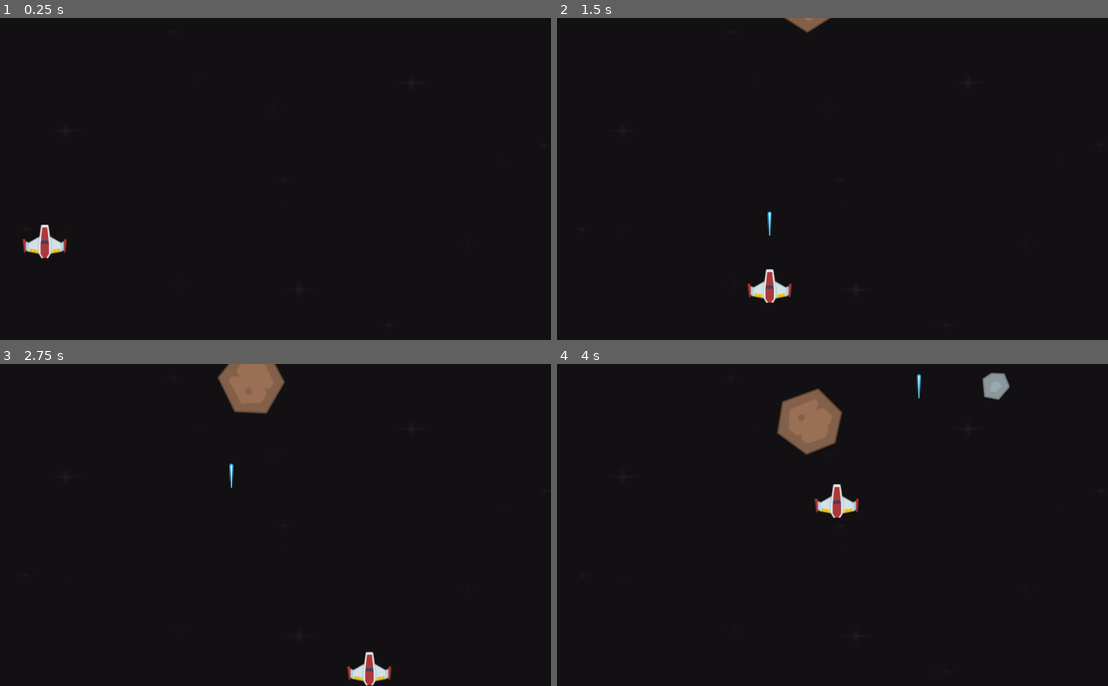
Above: before the commit, frames 1-4 (two rows, left to right).
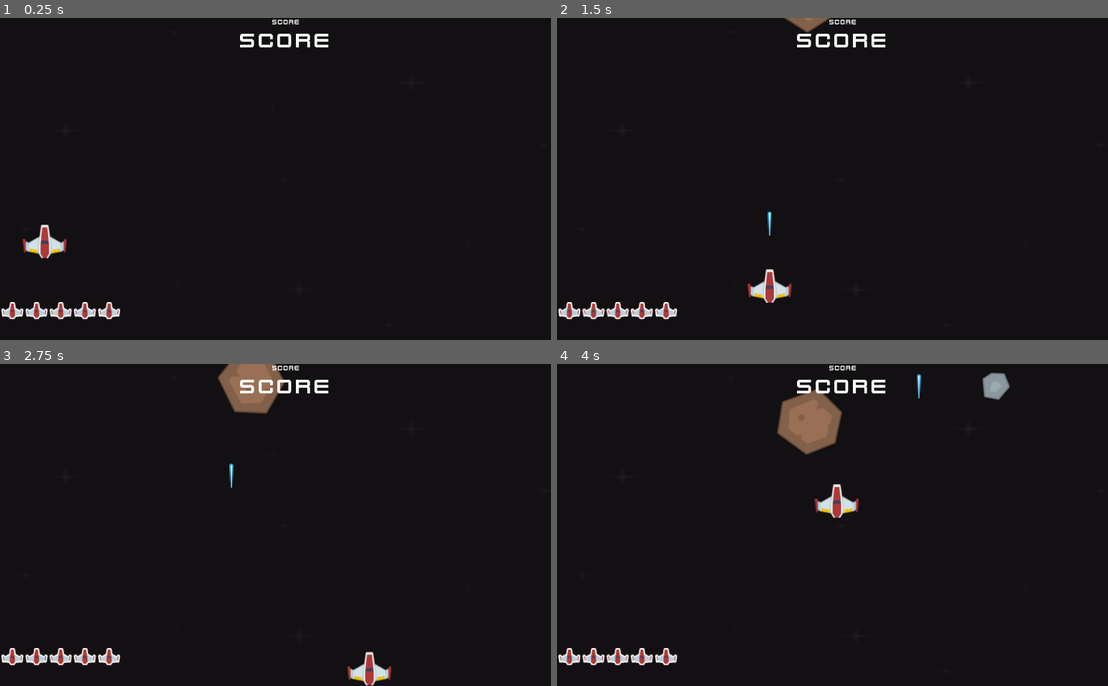
Above: after the commit, the same moments.

Repository: NotKhairy/SpaceShooter
Game: Godot game, scene res://Scenes/Level.tscn
Same seed, same stepped clock (60 frames per second), same inputs: the game is played once before the commit and once after it.
Inputs (mouse positions are in pixels of both pictures, inside the frame that each line leads up to):
- Up to frame 1 (0.25 s): no input
- Up to frame 2 (1.5 s): tap Enter at 0.5 s; move the mouse to (970, 162) at 0.52 s; hold D (right) 0.53-1.28 s; click (970, 162) at 0.6 s; move the mouse to (727, 195) at 1.27 s; hold S (down) from 1.28 s (still down); click (727, 195) at 1.35 s
- Up to frame 3 (2.75 s): move the mouse to (341, 454) at 2.02 s; release S (down) at 2.03 s; hold D (right) from 2.03 s (still down); click (341, 454) at 2.1 s
- Up to frame 4 (4 s): move the mouse to (815, 589) at 2.77 s; release D (right) at 2.78 s; hold W (up) 2.78-3.53 s; click (815, 589) at 2.85 s; move the mouse to (1014, 573) at 3.52 s; hold A (left) from 3.53 s (still down); click (1014, 573) at 3.6 s

The runs differ from the first frame. In frame 1, 1.1% of the frame differs, in the area x 0-60%, y 0-94%; in frame 2, 1.1%; in frame 3, 1.1%; in frame 4, 1.1%.

Commit message:
added lives, lives updates and some UI

Diff:
--- a/Scenes/Level.tscn
+++ b/Scenes/Level.tscn
@@ -1,8 +1,9 @@
-[gd_scene load_steps=7 format=3 uid="uid://cfamso1anbouj"]
+[gd_scene load_steps=8 format=3 uid="uid://cfamso1anbouj"]
 
 [ext_resource type="PackedScene" uid="uid://dcml3f5vxwlum" path="res://Scenes/Player.tscn" id="1_0ba56"]
 [ext_resource type="Script" uid="uid://6assqkx6erml" path="res://Scenes/level.gd" id="1_fuudy"]
 [ext_resource type="Texture2D" uid="uid://bnbat5yrpmf0s" path="res://Backgrounds/black.png" id="1_vsvp5"]
+[ext_resource type="PackedScene" uid="uid://bm6e7gl1w8w3g" path="res://Scenes/game_ui.tscn" id="4_fuudy"]
 
 [sub_resource type="RectangleShape2D" id="RectangleShape2D_8rbpu"]
 size = Vector2(200, 720)
@@ -12,16 +13,17 @@
 
 [sub_resource type="GDScript" id="GDScript_xylue"]
 
-[node name="Level" type="Node2D"]
+[node name="Level" type="Node2D" groups=["Level Scene"]]
 script = ExtResource("1_fuudy")
 
 [node name="Background" type="Sprite2D" parent="."]
 position = Vector2(641.5, 361.5)
 scale = Vector2(5.01172, 2.82422)
 texture = ExtResource("1_vsvp5")
+metadata/_edit_lock_ = true
 
 [node name="Player" parent="." instance=ExtResource("1_0ba56")]
-position = Vector2(575, 325)
+position = Vector2(640, 680)
 
 [node name="Borders" type="Node2D" parent="."]
 
@@ -61,5 +63,9 @@
 
 [node name="Lasers" type="Node2D" parent="."]
 
+[node name="GameUI" parent="." instance=ExtResource("4_fuudy")]
+
+[connection signal="UIStart" from="." to="GameUI" method="_on_level_ui_start"]
+[connection signal="UIUpdate" from="." to="GameUI" method="_on_level_ui_update"]
 [connection signal="laser" from="Player" to="." method="_on_player_laser"]
 [connection signal="timeout" from="MeteorTimer" to="." method="_on_meteor_timer_timeout"]
--- /dev/null
+++ b/Scenes/game_ui.gd
@@ -0,0 +1,38 @@
+extends CanvasLayer
+var life_scene: PackedScene = load("res://Scenes/life.tscn")
+var lives: int
+
+# Called when the node enters the scene tree for the first time.
+func _ready() -> void:
+	pass # Replace with function body.
+
+
+# Called every frame. 'delta' is the elapsed time since the previous frame.
+func _process(delta: float) -> void:
+	pass
+
+
+func _on_level_ui_start(diff: Variant) -> void:
+	if diff == 0 :
+		for i in range(5) :
+			var life = life_scene.instantiate()
+			get_child(1).get_child(0).add_child(life)
+		lives = 5
+	elif diff == 1 :
+		for i in range(3) :
+			print(get_child(1))
+			var life = life_scene.instantiate()
+			get_child(1).get_child(0).add_child(life)
+		lives = 3
+	elif diff == 2 :
+		var life = life_scene.instantiate()
+		get_child(1).get_child(0).add_child(life)
+		lives = 1
+
+
+func _on_level_ui_update(score: Variant, health: Variant) -> void:
+	if (health != lives):
+		var node = get_child(1).get_child(0).get_child(lives-1)
+		node.modulate = Color(node.modulate.r, node.modulate.g, node.modulate.b, 0.7)
+		lives = lives - 1
+	$MarginContainer/VBoxContainer/score.text = str(score)
--- /dev/null
+++ b/Scenes/game_ui.tscn
@@ -0,0 +1,52 @@
+[gd_scene load_steps=3 format=3 uid="uid://bm6e7gl1w8w3g"]
+
+[ext_resource type="FontFile" uid="uid://cer52n6y5h6d" path="res://Bonus/kenvector_future.ttf" id="1_gek4i"]
+[ext_resource type="Script" uid="uid://befkrvqot0r16" path="res://Scenes/game_ui.gd" id="1_xjnnq"]
+
+[node name="GameUI" type="CanvasLayer"]
+script = ExtResource("1_xjnnq")
+
+[node name="MarginContainer" type="MarginContainer" parent="."]
+anchors_preset = 5
+anchor_left = 0.5
+anchor_right = 0.5
+offset_left = -20.0
+offset_right = 20.0
+offset_bottom = 40.0
+grow_horizontal = 2
+theme_override_constants/margin_top = 0
+
+[node name="VBoxContainer" type="VBoxContainer" parent="MarginContainer"]
+layout_mode = 2
+alignment = 1
+
+[node name="scoreLabel" type="Label" parent="MarginContainer/VBoxContainer"]
+layout_mode = 2
+theme_override_fonts/font = ExtResource("1_gek4i")
+theme_override_font_sizes/font_size = 15
+text = "SCORE"
+horizontal_alignment = 1
+vertical_alignment = 1
+
+[node name="score" type="Label" parent="MarginContainer/VBoxContainer"]
+layout_mode = 2
+theme_override_fonts/font = ExtResource("1_gek4i")
+theme_override_font_sizes/font_size = 50
+text = "SCORE"
+horizontal_alignment = 1
+vertical_alignment = 1
+
+[node name="MarginContainer2" type="MarginContainer" parent="."]
+anchors_preset = 2
+anchor_top = 1.0
+anchor_bottom = 1.0
+offset_top = -79.0
+offset_right = 322.0
+grow_vertical = 0
+theme_override_constants/margin_left = 0
+theme_override_constants/margin_top = 0
+
+[node name="LivesLeftContainer" type="HBoxContainer" parent="MarginContainer2"]
+layout_mode = 2
+size_flags_horizontal = 4
+size_flags_vertical = 4
--- a/Scenes/level.gd
+++ b/Scenes/level.gd
@@ -1,11 +1,17 @@
 extends Node2D
 var meteor_scene: PackedScene = load("res://Scenes/meteor.tscn")
 var laser_scene: PackedScene = load("res://Scenes/laser.tscn")
+var health: int = 5
+var score: int = 0
+enum difficulty { EASY, MEDIUM, HARD }
 
+signal UIStart(difficulty)
+signal gameOver()
+signal UIUpdate(score, health)
 
 # Called when the node enters the scene tree for the first time.
 func _ready() -> void:
-	pass # Replace with function body.
+	UIStart.emit(difficulty.EASY)
 
 
 # Called every frame. 'delta' is the elapsed time since the previous frame.
@@ -15,6 +21,13 @@
 func _on_meteor_timer_timeout() -> void:
 	var meteor = meteor_scene.instantiate()
 	$Meteors.add_child(meteor)
+	meteor.connect('collision', on_meteor_collision)
+
+func on_meteor_collision() -> void:
+	health -= 1
+	UIUpdate.emit(score, health)
+	if health <=0:
+		gameOver.emit()
 
 
 func _on_player_laser(pos, rot) -> void:
--- /dev/null
+++ b/Scenes/life.gd
@@ -0,0 +1,11 @@
+extends Control
+
+
+# Called when the node enters the scene tree for the first time.
+func _ready() -> void:
+	pass # Replace with function body.
+
+
+# Called every frame. 'delta' is the elapsed time since the previous frame.
+func _process(delta: float) -> void:
+	pass
--- /dev/null
+++ b/Scenes/life.tscn
@@ -0,0 +1,14 @@
+[gd_scene load_steps=3 format=3 uid="uid://cfajw7ynyfo7h"]
+
+[ext_resource type="Script" uid="uid://coq1kcikk1ef" path="res://Scenes/life.gd" id="1_jesvm"]
+[ext_resource type="Texture2D" uid="uid://cufmdwqto37q8" path="res://PNG/UI/playerLife1_red.png" id="2_wvhb1"]
+
+[node name="life" type="Control"]
+custom_minimum_size = Vector2(50, 50)
+layout_mode = 3
+anchors_preset = 0
+script = ExtResource("1_jesvm")
+
+[node name="Sprite2D" type="Sprite2D" parent="."]
+scale = Vector2(1.5, 1.5)
+texture = ExtResource("2_wvhb1")
--- a/Scenes/meteor.gd
+++ b/Scenes/meteor.gd
@@ -3,6 +3,8 @@
 var speed = rng.randi_range(7, 12)
 var arr = ["res://PNG/Meteors/meteorBrown_big1.png","res://PNG/Meteors/meteorBrown_big2.png","res://PNG/Meteors/meteorB …(731 unchanged characters)…
 var rotation_speed: int
+signal collision
+
 func _ready() -> void:
 	var width = get_viewport().get_visible_rect().size[0]
 	var random_x = rng.randi_range(0, width)
@@ -18,4 +20,4 @@
 	rotation_degrees += rotation_speed * delta
 
 func _on_body_entered(_body: Node2D) -> void:
-	pass # Replace with function body.
+	collision.emit()
--- a/Scenes/meteor.tscn
+++ b/Scenes/meteor.tscn
@@ -5,7 +5,7 @@
 
 [node name="Meteor" type="Area2D"]
 collision_layer = 2
-collision_mask = 10
+collision_mask = 9
 script = ExtResource("1_wm1ig")
 
 [node name="MeteorPicture" type="Sprite2D" parent="."]
--- a/project.godot
+++ b/project.godot
@@ -23,6 +23,10 @@
 [dotnet]
 
 project/assembly_name="Space Shooter"
+
+[global_group]
+
+levelScene=""
 
 [input]
 
Not shown, added: Scenes/game_ui.gd.uid
Not shown, added: Scenes/life.gd.uid
